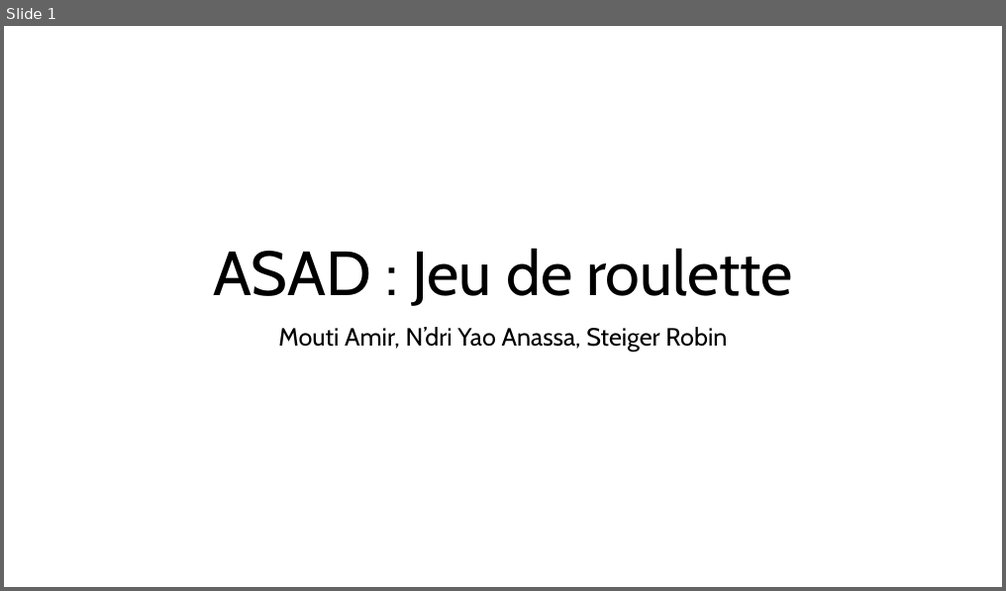
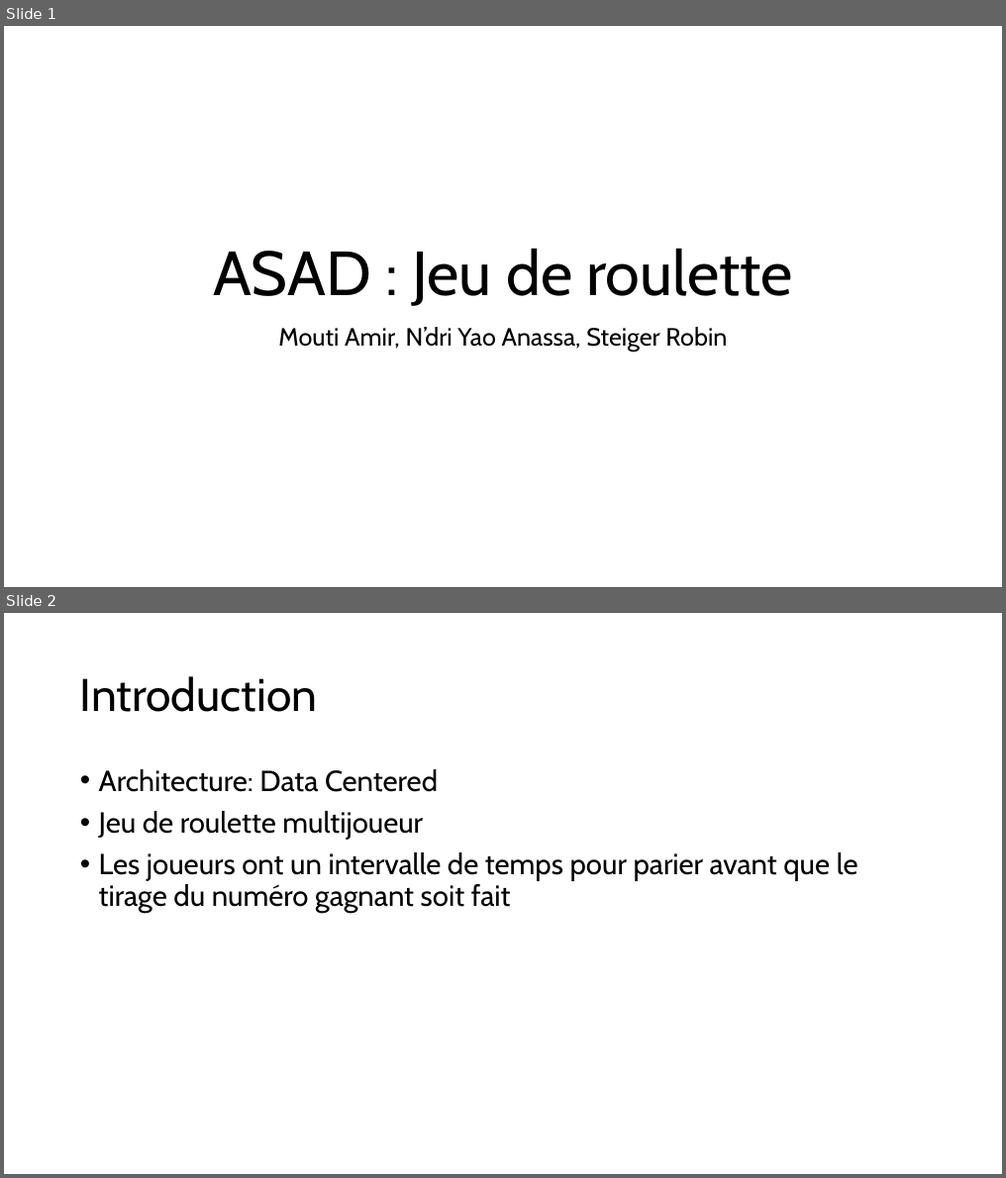
Before and after one commit to RobinSteiger/ASAD, a slide deck: doc/presentation.pptx. Shown one above the other, each under a label of ours: slide 1 before the commit, slides 1 and 2 after it. The pictures are 1006x591 and 1006x1178 pixels, drawn with LibreOffice and Linux fonts; fonts in the diff are those of the drawing. Boxes give left, top, right and bottom in pixels: in the first picture for what was removed or moved away, otherwise in the second. Text is boxed around its words. In the diff, an @@ line names an element or a change of style, - is before the commit and + after.

Commit message:
ppt updated

```diff
--- a/doc/presentation.pptx
+++ b/doc/presentation.pptx
@@ slide 2 added at (4, 613, 1002, 1174), background #FFFFFF @@
@@ title added at (80, 676, 317, 712), 44 pt, text #000000 @@
+Introduction
@@ text added at (99, 769, 858, 913), 28 pt, text #000000 @@
+• Architecture: Data Centered
+• Jeu de roulette multijoueur
+• Les joueurs ont un intervalle de temps pour parier avant que le tirage du numéro gagnant soit fait
```
Also in this commit, not shown: 6 other slides added, 3 slides removed.
